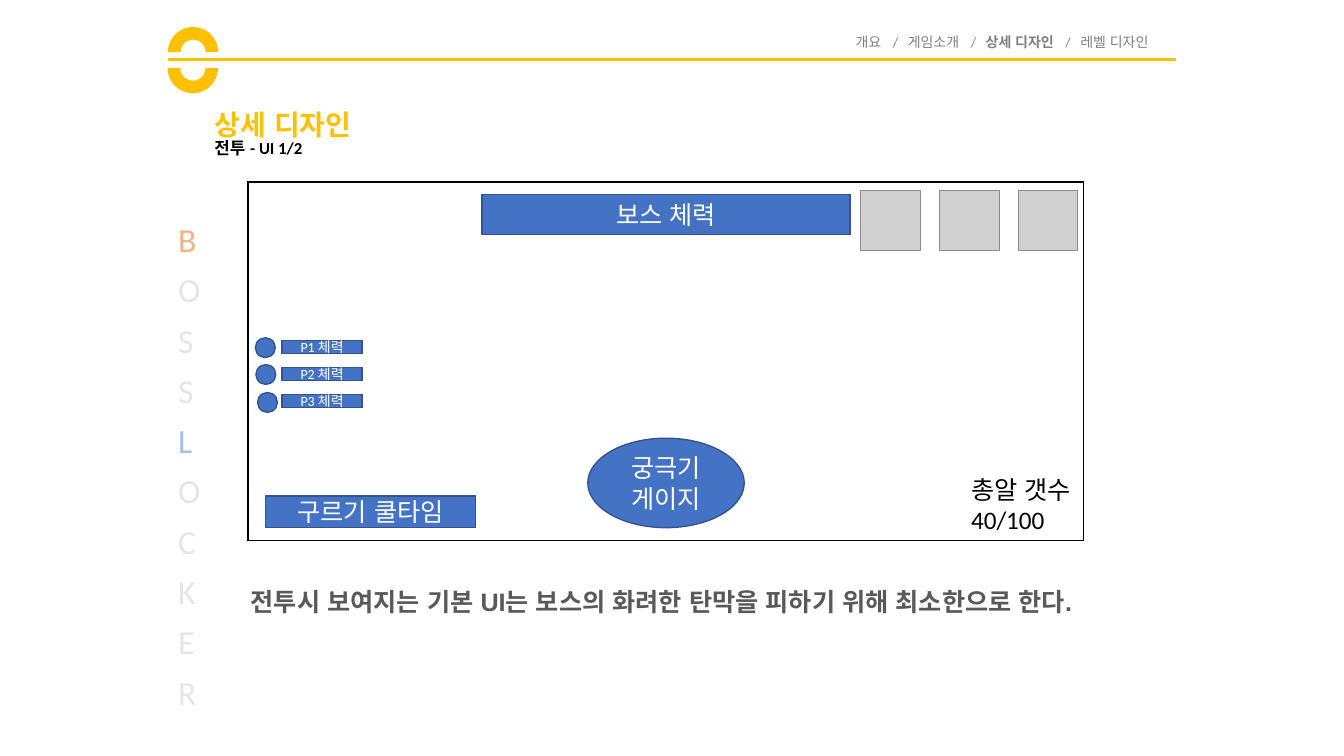
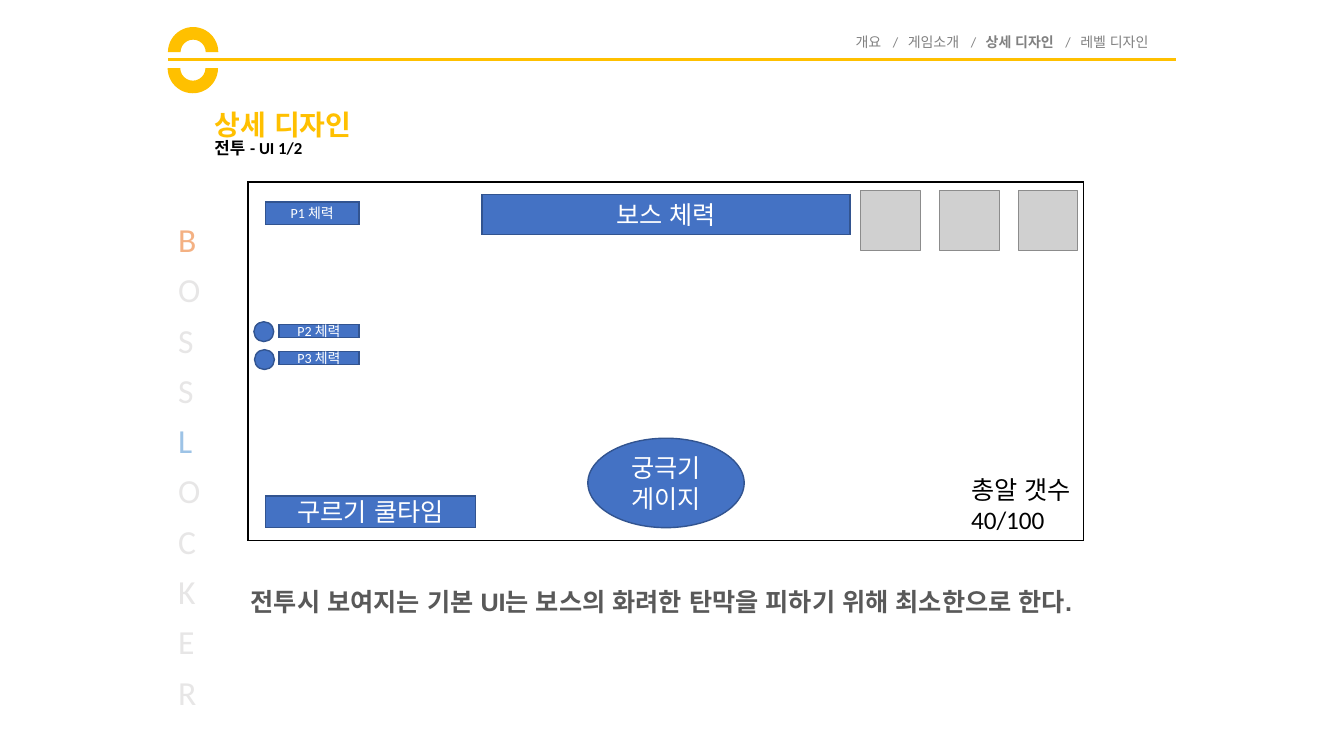
Before and after one commit to goddun/Report, a slide deck: slide 17 of boss_locker.pptx. Drawn at 1344x756 pixels with LibreOffice and Linux fonts; fonts in the diff are those of the drawing; grey boxes stand for pictures. Boxes give left, top, right and bottom in pixels: in the first picture for what was removed or moved away, otherwise in the second. Text is boxed around its words. In the diff, an @@ line names an element or a change of style, - is before the commit and + after.

```diff
--- a/boss_locker.pptx
+++ b/boss_locker.pptx
@@ rectangle "P1 체력": place and size @@
-rectangle "P1 체력" at box(282, 341, 363, 354)
+rectangle "P1 체력" at box(265, 202, 359, 224)
@@ ellipse: place and size @@
-ellipse at box(256, 365, 276, 385)
+ellipse at box(254, 322, 274, 342)
@@ rectangle "P2 체력": place and size @@
-rectangle "P2 체력" at box(282, 368, 363, 381)
+rectangle "P2 체력" at box(279, 325, 360, 338)
@@ ellipse: place and size @@
-ellipse at box(258, 392, 278, 412)
+ellipse at box(255, 350, 275, 370)
@@ ellipse removed at box(255, 338, 275, 358) @@
@@ rectangle "P3 체력": place and size @@
-rectangle "P3 체력" at box(282, 395, 363, 408)
+rectangle "P3 체력" at box(279, 352, 360, 365)
```
Also in this commit, not shown: 4 other slides changed, 1 other file.
